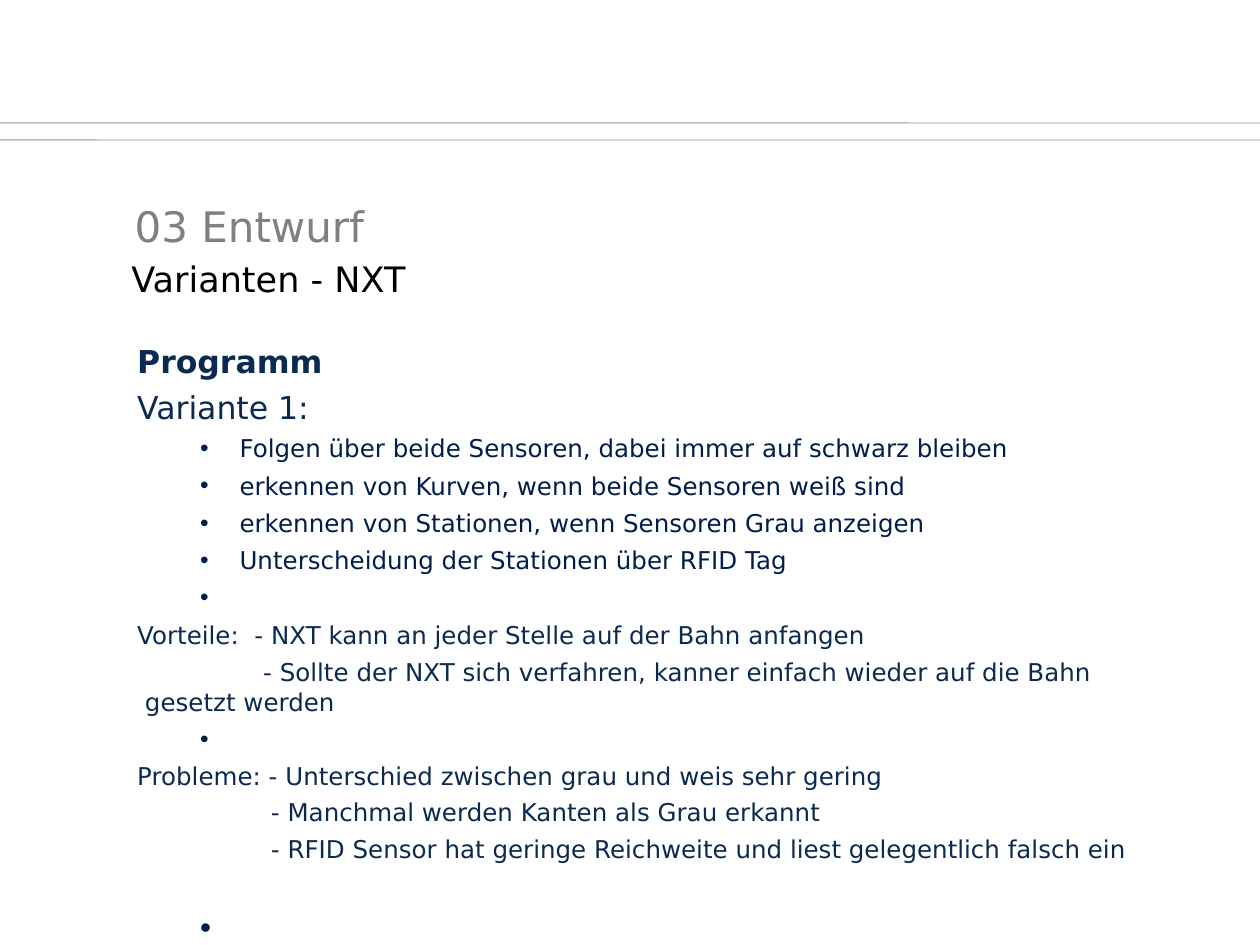
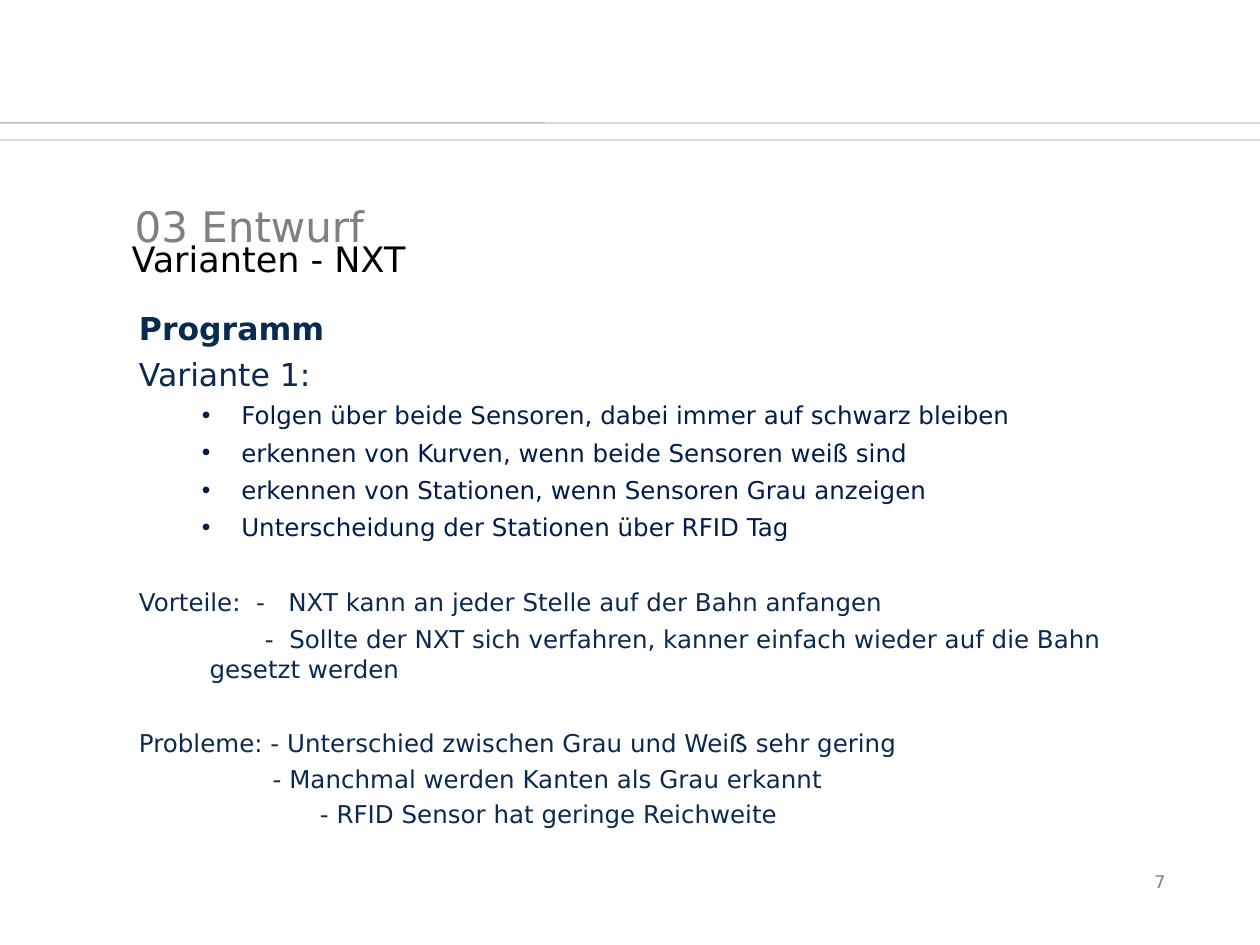
Before and after one commit to SaSteDD/ees_StegStef, a slide deck: slide 7 of präsi/btwf.odp (slide 5 before the commit). Drawn at 1260x945 pixels with LibreOffice and Linux fonts; fonts in the diff are those of the drawing; background and template pictures are left out. Boxes give left, top, right and bottom in pixels: in the first picture for what was removed or moved away, otherwise in the second. Text is boxed around its words. In the diff, an @@ line names an element or a change of style, - is before the commit and + after.

```diff
--- a/präsi/btwf.odp
+++ b/präsi/btwf.odp
@@ freeform shape removed at box(0, 140, 1260, 140) @@
@@ freeform shape removed at box(0, 123, 1260, 123) @@
@@ line added from (0, 140) to (1260, 140), #969696 0.51 pt @@
@@ line added from (0, 123) to (1260, 123), #969696 0.51 pt @@
@@ title "03 Entwurf" rewrapped from box(135, 210, 364, 243) to box(135, 210, 364, 252) @@
@@ free "Varianten - NXT": place and size @@
-free "Varianten - NXT" at box(131, 252, 1166, 305)
+free "Varianten - NXT" at box(131, 232, 1166, 285)
@@ text "Programm": place and size @@
-text "Programm" at box(137, 350, 1125, 863)
+text "Programm" at box(139, 317, 1100, 828)
@@ text at box(241, 405, 1009, 541): list level 2 to 1 in "Folgen über beide Sensoren, dabei ..."; list level 2 to 1 in "erkennen von Kurven, wenn beide ..."; list level 2 to 1 in "erkennen von Stationen, wenn Sensoren ..."; list level 2 to 1 in "Unterscheidung der Stationen über RFID ..." @@
@@ text at box(139, 733, 896, 757): text changed @@
-Probleme: - Unterschied zwischen grau und weis sehr gering
+Probleme: - Unterschied zwischen Grau und Weiẞ sehr gering
@@ text at box(337, 804, 777, 828): text changed @@
-- RFID Sensor hat geringe Reichweite und liest gelegentlich falsch ein
+- RFID Sensor hat geringe Reichweite
@@ page number added at box(1154, 875, 1165, 888), 10 pt, text #808080 @@
+7
```
Also in this commit, not shown: 10 other slides changed, 5 slides added, 2 slides removed, 11 other files.
